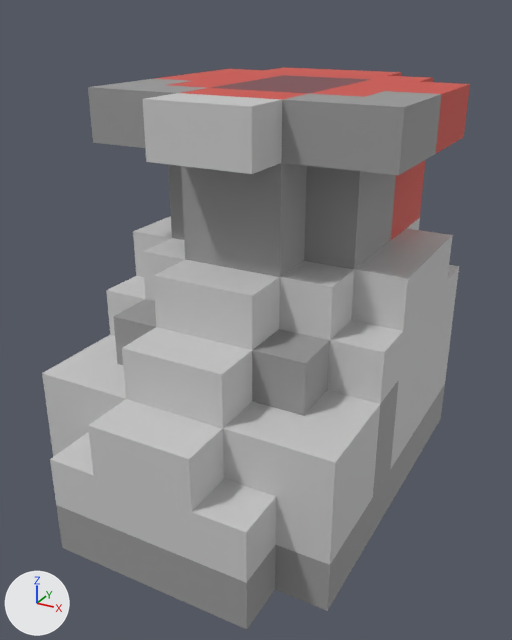
The FBX model Assets/resources/graphics/models/units/ramza/RamzaLegLowerL.fbx: old version first, new version second.
Before and after are seen from a 50 mm lens placed at (0.526, 2.11, 0.187), pointed at (0.399, 2.34, 0.071). The lights are fixed; the arrows at lower left show +X, +Y and +Z. Where no turn or scale is listed for an object, it has been applied to the vertices.

The first picture shows 'RamzaBody_part_3'.
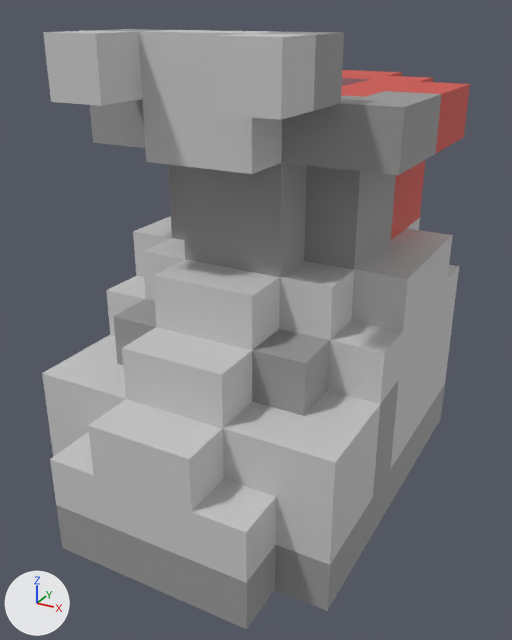
Changed parts and their boxes [x1, y1, x2, y2] in the pictures (512 x 640 px):
'RamzaBody_part_3', reshaped (7% taller)
    before: [42, 68, 470, 629]
    after: [42, 29, 470, 629]
part 1 of me_ramzabody_part_3, built on
    before: [145, 93, 281, 107]
    after: [43, 29, 344, 120]

The change, as a list of edits to the scene's bpy script:
```text
Change me_ramzabody_part_3:
    used by ob_ramzabody_part_3; location = (0.4, 2.37, 0.16)
    remove me_ramzabody_part_3.from_pydata(...)  # 346 vertices, 342 faces; spans x -0.06..0.06, y -0.11..0.07, z -0.16..0.0
    add me_ramzabody_part_3.from_pydata(...)  # 366 vertices, 364 faces; spans x -0.06..0.06, y -0.11..0.07, z -0.16..0.02
    me_ramzabody_part_3 part 1
    2 faces are deleted
    4 vertices are added at (-0.04, -0.09, 0.0), (-0.04, -0.09, 0.02), (0.04, -0.09, 0.02), (0.04, -0.09, 0.0)
    8 new vertices lie (0.0, 0.0, 0.02) away from vertices in x -0.04..0.04, y -0.07..-0.05, z 0.0
    8 new vertices lie (0.0, -0.02, 0.0) away from vertices in x -0.04..0.04, y -0.07..-0.05, z 0.0..0.02
    24 new faces join them
```
